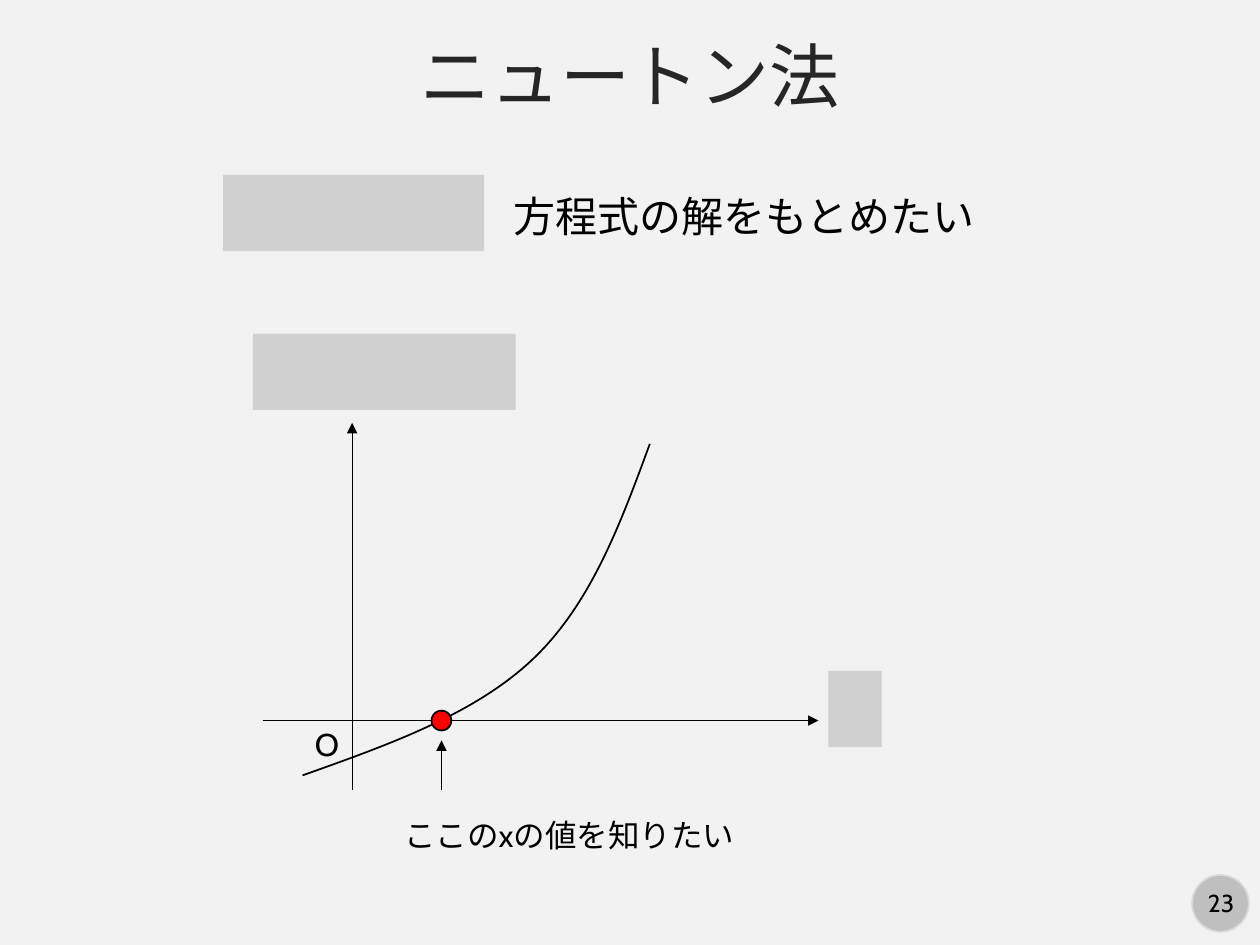
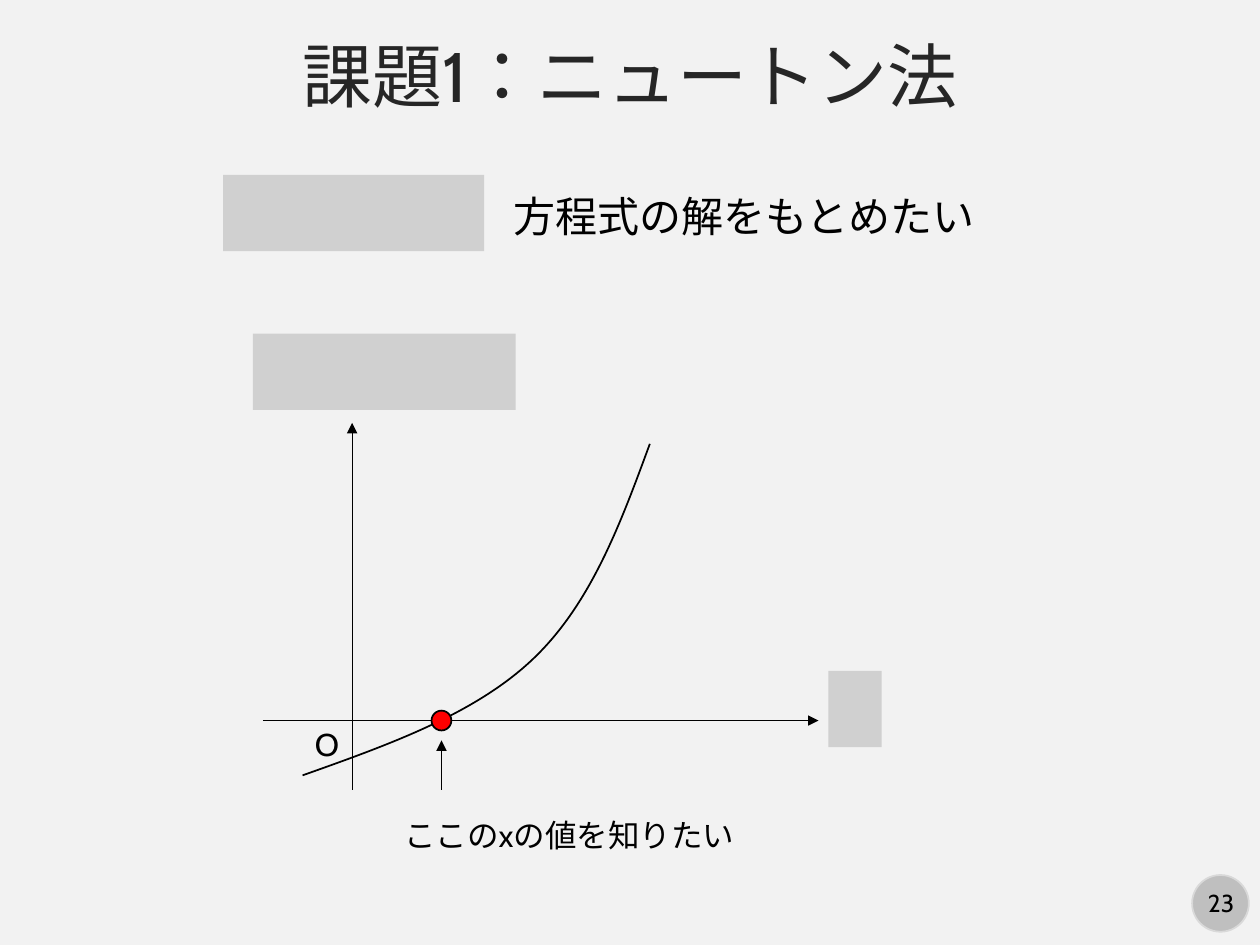
Before and after one commit to kaityo256/python_zero, a slide deck: slide 23 of basic/fig/slide.pptx. Drawn at 1260x945 pixels with LibreOffice and Linux fonts; fonts in the diff are those of the drawing; grey boxes stand for pictures. Boxes give left, top, right and bottom in pixels: in the first picture for what was removed or moved away, otherwise in the second. Text is boxed around its words. In the diff, an @@ line names an element or a change of style, - is before the commit and + after.

Commit message:
課題修正

```diff
--- a/basic/fig/slide.pptx
+++ b/basic/fig/slide.pptx
@@ text at [303, 43, 957, 108]: text changed @@
-ニュートン法
+課題1：ニュートン法
```
Also in this commit, not shown: 1 other slide changed, 2 slides added, 3 other files.
